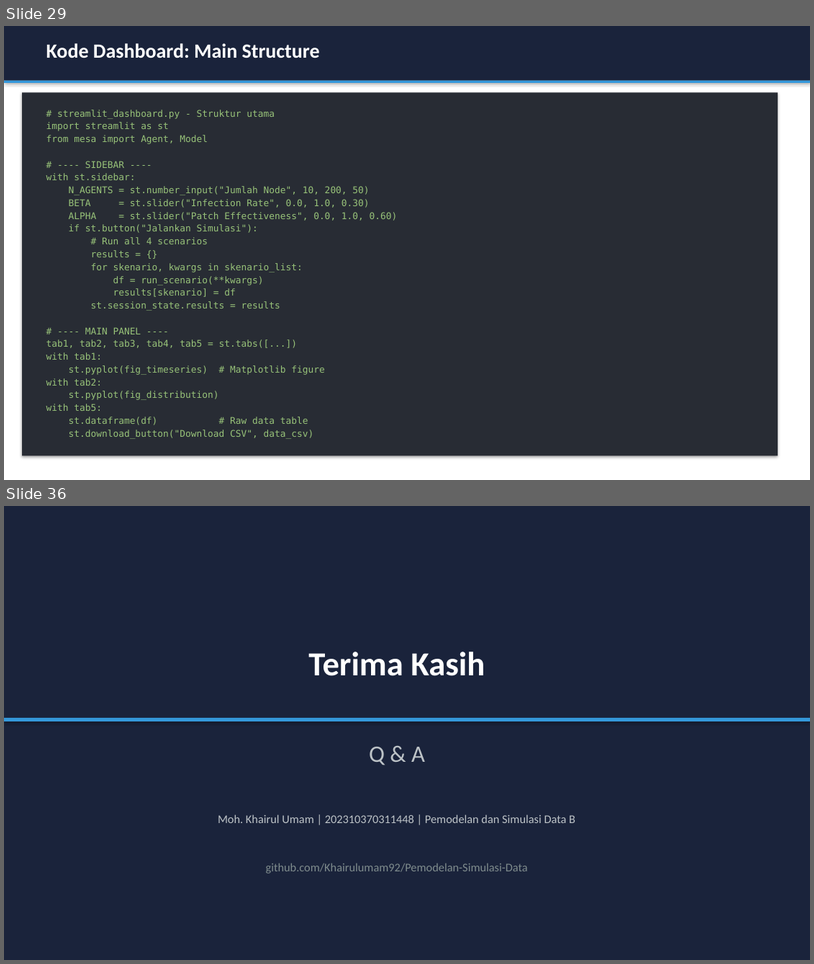
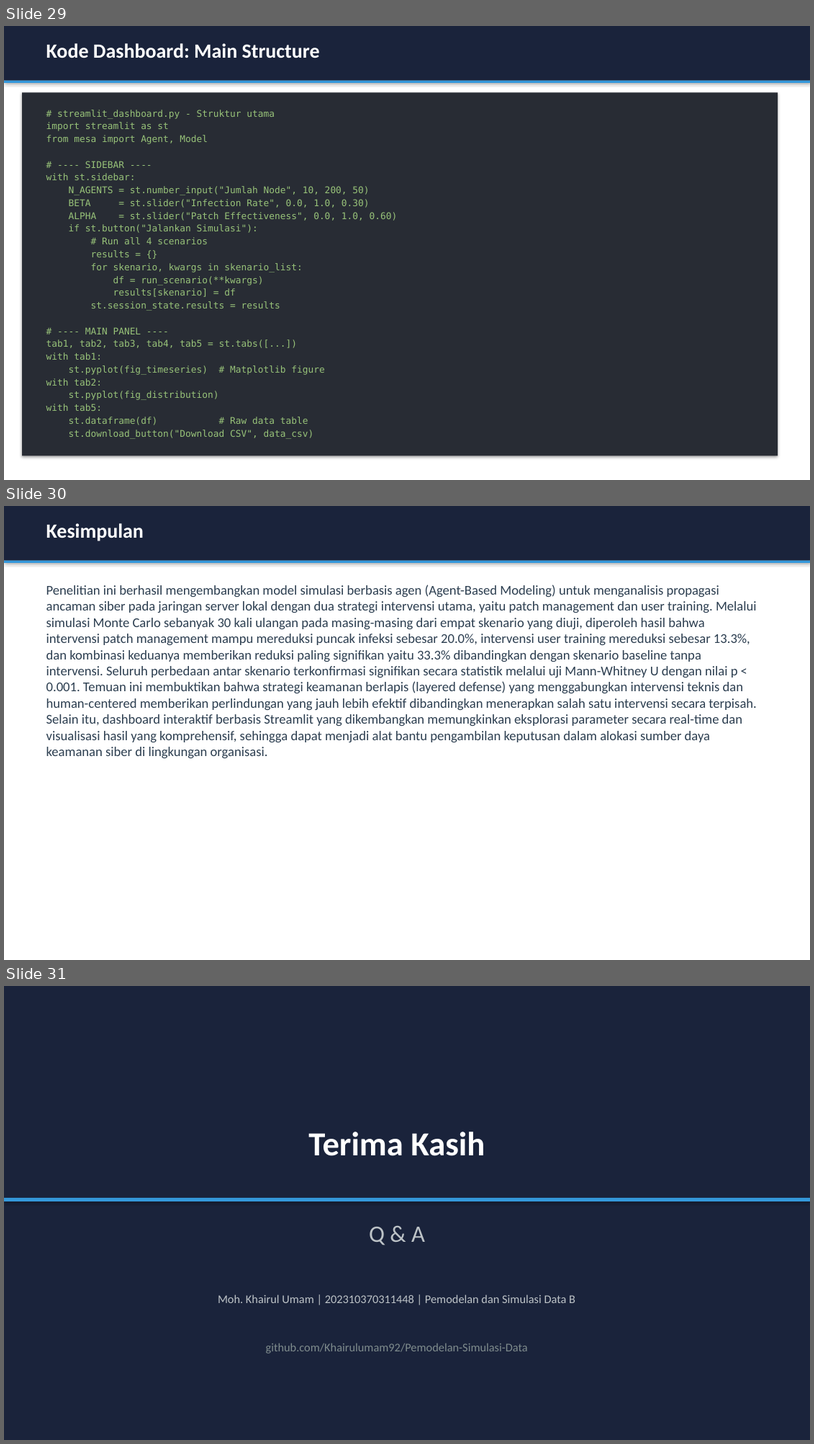
Before and after one commit to Khairulumam92/Pemodelan-Simulasi-Data, a slide deck: presentasi_ta.pptx. Shown one above the other, each under a label of ours: slides 29 and 36 before the commit, slides 29, 30 and 31 after it; the slides between them are not shown. The pictures are 814x964 and 814x1444 pixels, drawn with LibreOffice and Linux fonts; fonts in the diff are those of the drawing. Boxes give left, top, right and bottom in pixels: in the first picture for what was removed or moved away, otherwise in the second. Text is boxed around its words. In the diff, an @@ line names an element or a change of style, - is before the commit and + after.

Commit message:
Hapus slide jurnal dari PPT, tambah kesimpulan paragraf, bersihkan file template

```diff
--- a/presentasi_ta.pptx
+++ b/presentasi_ta.pptx
@@ slide 30 added at <box>4,506,810,960</box>, background #FFFFFF @@
@@ rectangle added at <box>4,506,810,561</box>, fill #1A233B @@
@@ text added at <box>46,523,144,541</box>, 24 pt, text #FFFFFF, bold @@
+Kesimpulan
@@ rectangle added at <box>4,561,810,563</box>, fill #3498DB @@
@@ text added at <box>46,584,757,758</box>, 16 pt, text #2C3E50 @@
+Penelitian ini berhasil mengembangkan model simulasi berbasis agen (Agent-Based Modeling) untuk menganalisis propagasi ancaman siber pada jaringan server lokal dengan dua strategi intervensi utama, yaitu patch management dan user training. Melalui simulasi Monte Carlo sebanyak 30 kali ulangan pada masing-masing dari empat skenario yang diuji, diperoleh hasil bahwa intervensi patch management mampu mereduksi puncak infeksi sebesar 20.0%, intervensi user training mereduksi sebesar 13.3%, dan kombinasi keduanya memberikan reduksi paling signifikan yaitu 33.3% dibandingkan dengan skenario baseline tanpa intervensi. Seluruh perbedaan antar skenario terkonfirmasi signifikan secara statistik melalui uji Mann-Whitney U dengan nilai p < 0.001. Temuan ini membuktikan bahwa strategi keamanan berlapis (layered defense) yang menggabungkan intervensi teknis dan human-centered memberikan perlindungan yang jauh lebih efektif dibandingkan menerapkan salah satu intervensi secara terpisah. Selain itu, dashboard interaktif berbasis Streamlit yang dikembangkan memungkinkan eksplorasi parameter secara real-time dan visualisasi hasil yang komprehensif, sehingga dapat menjadi alat bantu pengambilan keputusan dalam alokasi sumber daya keamanan siber di lingkungan organisasi.
@@ what was slide 36 is now slide 31 @@
```
Also in this commit, not shown: 1 slide changed, 6 slides removed, 3 other files.
